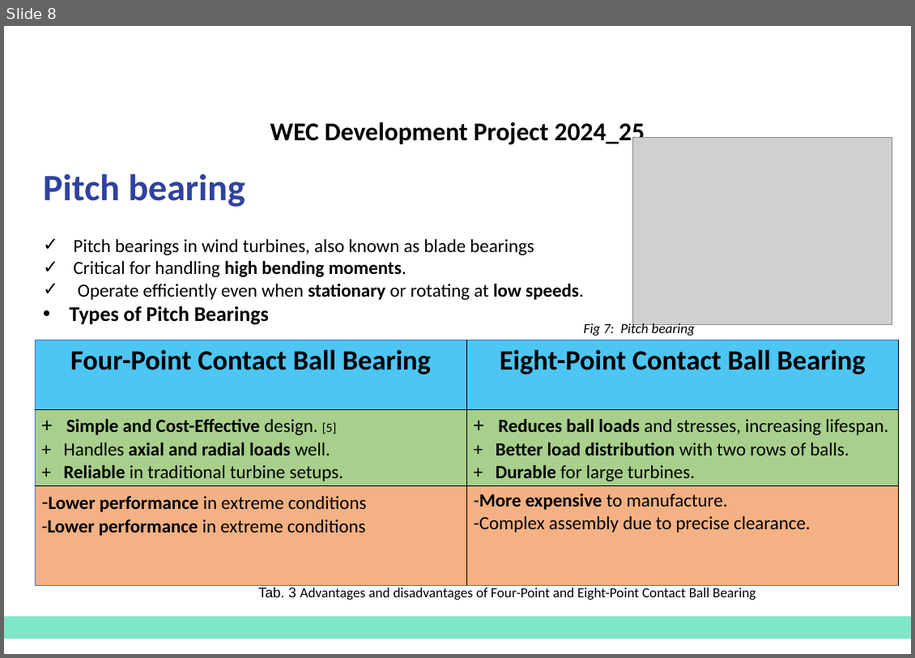
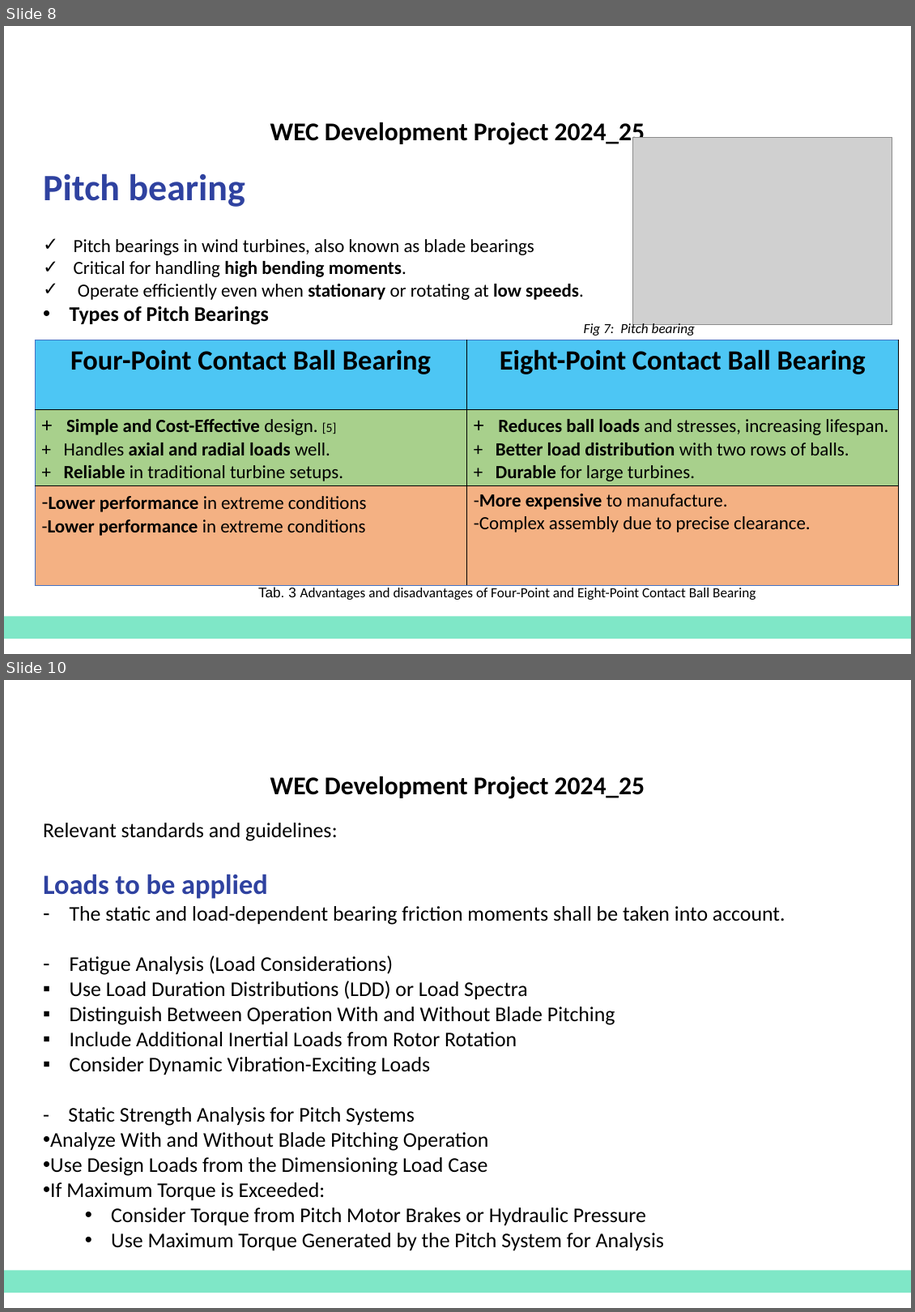
Before and after one commit to MosiiMozafary/Rotor-hub-Pitch-System-, a slide deck: Presentation 1_Hub and Pitch system 2024_25.pptx. Shown one above the other, each under a label of ours: slide 8 before the commit, slides 8 and 10 after it; the slides between them are not shown. The pictures are 915x658 and 915x1312 pixels, drawn with LibreOffice and Linux fonts; fonts in the diff are those of the drawing; grey boxes stand for pictures; background and template pictures are left out. Boxes give left, top, right and bottom in pixels: in the first picture for what was removed or moved away, otherwise in the second. Text is boxed around its words. In the diff, an @@ line names an element or a change of style, - is before the commit and + after.

```diff
--- a/Presentation 1_Hub and Pitch system 2024_25.pptx
+++ b/Presentation 1_Hub and Pitch system 2024_25.pptx
@@ slide 10 added at (4, 680, 911, 1308), background #FFFFFF; not listed: 2 template elements that a slide beside it also shows @@
@@ text added at (43, 823, 786, 1250), 18 pt, text #000000 @@
+Relevant standards and guidelines:
+Loads to be applied
+– The static and load-dependent bearing friction moments shall be taken into account.
+– Fatigue Analysis (Load Considerations)
+▪ Use Load Duration Distributions (LDD) or Load Spectra
+▪ Distinguish Between Operation With and Without Blade Pitching
+▪ Include Additional Inertial Loads from Rotor Rotation
+▪ Consider Dynamic Vibration-Exciting Loads
+- Static Strength Analysis for Pitch Systems
+• Analyze With and Without Blade Pitching Operation
+• Use Design Loads from the Dimensioning Load Case
+• If Maximum Torque is Exceeded:
+  • Consider Torque from Pitch Motor Brakes or Hydraulic Pressure
+  • Use Maximum Torque Generated by the Pitch System for Analysis
```
Also in this commit, not shown: 2 other slides added.
